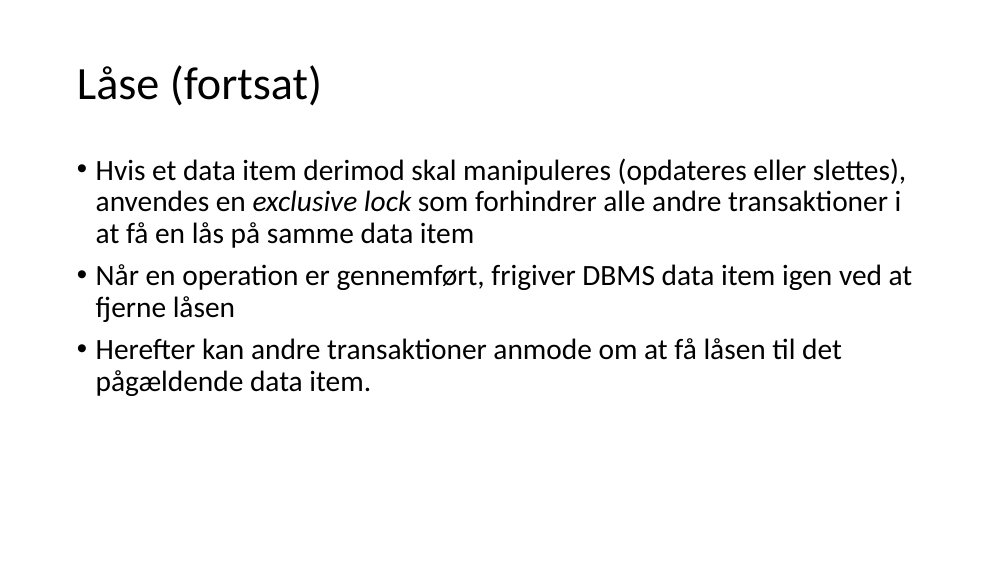
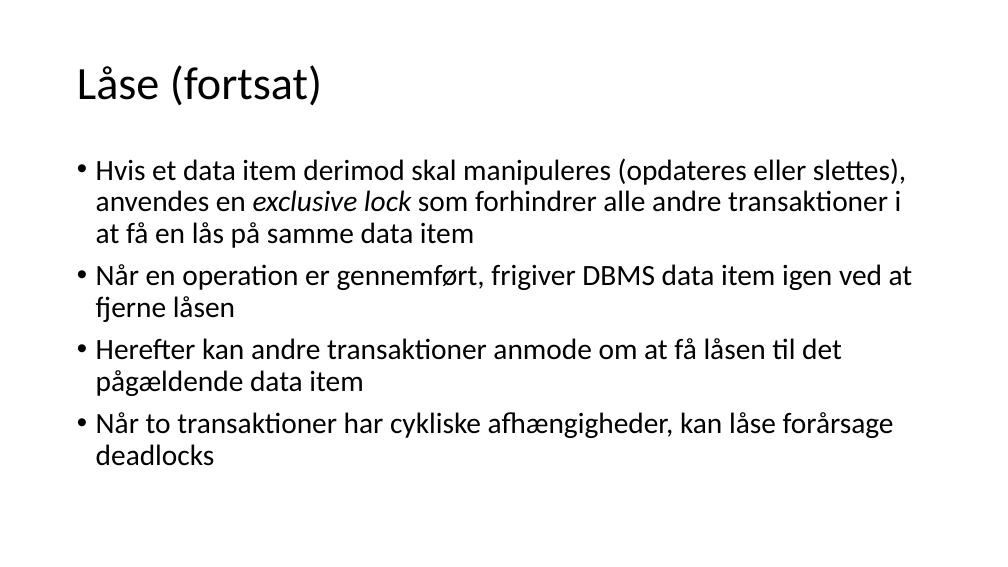
Before and after one commit to JensErikPedersen/misc, a slide deck: slide 7 of eventmanagement/Præsentation.pptx. Drawn at 1008x567 pixels with LibreOffice and Linux fonts; fonts in the diff are those of the drawing. Boxes give left, top, right and bottom in pixels: in the first picture for what was removed or moved away, otherwise in the second. Text is boxed around its words. In the diff, an @@ line names an element or a change of style, - is before the commit and + after.

```diff
--- a/eventmanagement/Præsentation.pptx
+++ b/eventmanagement/Præsentation.pptx
@@ text at <box>96,338,894,466</box>: text changed @@
-• Herefter kan andre transaktioner anmode om at få låsen til det pågældende data item.
+• Herefter kan andre transaktioner anmode om at få låsen til det pågældende data item
+• Når to transaktioner har cykliske afhængigheder, kan låse forårsage deadlocks
```
Also in this commit, not shown: 5 other slides changed, 2 slides added, 1 slide removed, 1 other file.
